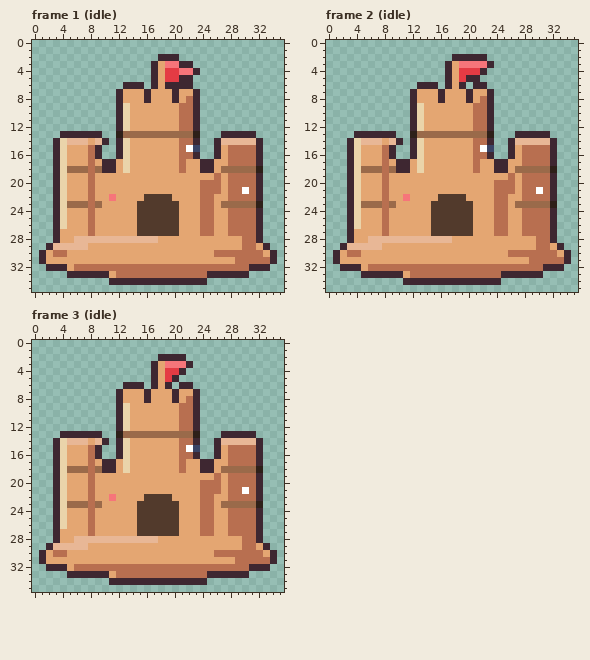
A pixel-art file gets an edit: art/hood-city/sandcastle@75.aseprite. The first picture shows the starting point.
36x36 pixels, 4 frames. Shown: frame 1 (idle), frame 2 (idle), frame 3 (idle). The commit also changed other frames, which this record leaves out.
After:
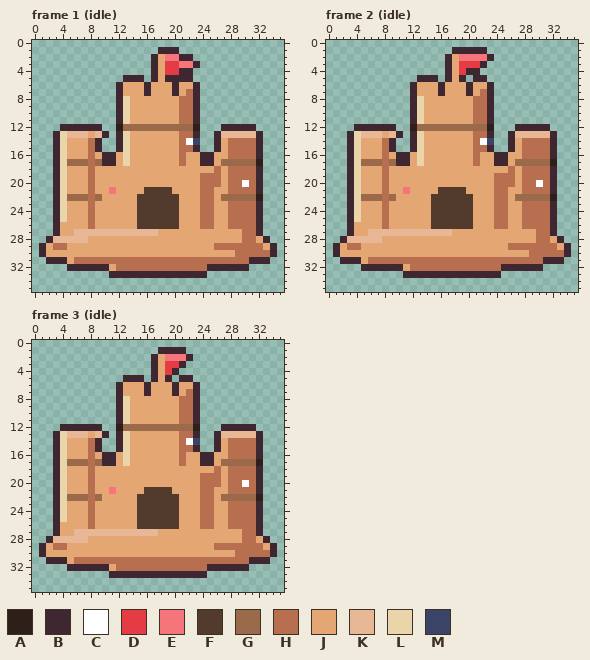
Palette (. is transparent): A #2e2019  B #3e2731  C #ffffff  D #e43b44  E #f6757a  F #523a2c  G #9a6a4a  H #b86f50  J #e4a672  K #e8b796  L #ead4aa  M #3a4466
Diff:
Changed rows in their new state; - is an unchanged pixel.
Frame 1 (idle):
first column x 12:
 1 ------BBB---
 2 -----BJEEBB-
 3 -------DDEEB
 4 ---------BB.
 5 -BBB---BB---
 6 BJJJBJ-J-JJB
 7 ----------H-
 8 -L--J---JH--
first column x 1:
12 ---BBBBBB--AGGGGGGGGGGA---BBBBB---
13 --BLKKKJKB-BLJJJJJJJHHB--BKKKKKB--
14 ----JJJHB.-----------CM---JHHHH---
15 ---------------------HB-----------
16 --------JBBJ---------JJBBJ--------
17 ----GGG-G-----------------GGGGGA--
18 ----JJJ-JJJ-J-------J--JJHJHHHHB--
19 -----------------------HH---------
20 -----------------------------C----
21 ----------E----FFFF------J---H----
22 ----GGG-G-J---F----F------GGGGGA--
23 ----JJJ-J-----------------JHHHHB--
26 ---J------------------------------
27 -----KKKKKKKKKKKKJJJ---JJ--JJ-----
28 -BKKK--JJJJJJJJJJ--------------JB-
29 BJHHJJJ------------------HHHH--HJB
30 --JJ---------------------JJJ----H-
31 .BBB-HHHHHHHHHHHHHHHHHHHHHHH--BBB.
32 -...BBBBBBJ-------------BBBBBB...-
33 ----......BBBBBBBBBBBBBB......----
34 ----------..............----------
Frame 2 (idle):
first column x 12:
 1 ------BBBBB-
 2 -----BJEEEEB
 3 -------DDDB.
 4 --------BB.-
 5 -BBB---B.-B-
 6 BJJJBJ-JBJJB
 7 ----------H-
 8 -L--J---JH--
first column x 1:
12 ---BBBBBB--AGGGGGGGGGGA---BBBBB---
13 --BLKKKJKB-BLJJJJJJJHHB--BKKKKKB--
14 ----JJJHB.-----------CM---JHHHH---
15 ---------------------HB-----------
16 --------JBBJ---------JJBBJ--------
17 ----GGG-G-----------------GGGGGA--
18 ----JJJ-JJJ-J-------J--JJHJHHHHB--
19 -----------------------HH---------
20 -----------------------------C----
21 ----------E----FFFF------J---H----
22 ----GGG-G-J---F----F------GGGGGA--
23 ----JJJ-J-----------------JHHHHB--
26 ---J------------------------------
27 -----KKKKKKKKKKKKJJJ---JJ--JJ-----
28 -BKKK--JJJJJJJJJJ--------------JB-
29 BJHHJJJ------------------HHHH--HJB
30 --JJ---------------------JJJ----H-
31 .BBB-HHHHHHHHHHHHHHHHHHHHHHH--BBB.
32 -...BBBBBBJ-------------BBBBBB...-
33 ----......BBBBBBBBBBBBBB......----
34 ----------..............----------
Frame 3 (idle):
first column x 12:
 1 ------BBBB--
 2 -----BJEEEB-
 3 -------DDB.-
 4 --------B.--
 5 -BBB---B.BB-
 6 BJJJBJ-JBJJB
 7 ----------H-
 8 -L--J---JH--
first column x 1:
12 ---BBBBBB--AGGGGGGGGGGA---BBBBB---
13 --BLKKKJKB-BLJJJJJJJHHB--BKKKKKB--
14 ----JJJHB.-----------CM---JHHHH---
15 ---------------------HB-----------
16 --------JBBJ---------JJBBJ--------
17 ----GGG-G-----------------GGGGGA--
18 ----JJJ-JJJ-J-------J--JJHJHHHHB--
19 -----------------------HH---------
20 -----------------------------C----
21 ----------E----FFFF------J---H----
22 ----GGG-G-J---F----F------GGGGGA--
23 ----JJJ-J-----------------JHHHHB--
26 ---J------------------------------
27 -----KKKKKKKKKKKKJJJ---JJ--JJ-----
28 -BKKK--JJJJJJJJJJ--------------JB-
29 BJHHJJJ------------------HHHH--HJB
30 --JJ---------------------JJJ----H-
31 .BBB-HHHHHHHHHHHHHHHHHHHHHHH--BBB.
32 -...BBBBBBJ-------------BBBBBB...-
33 ----......BBBBBBBBBBBBBB......----
34 ----------..............----------
Where, in picture pixels (left, top, right, bottom), the same in both pictures:
changed: (116, 47, 200, 103)
changed: (39, 124, 277, 285)
changed: (410, 47, 494, 103)
changed: (333, 124, 571, 285)
changed: (116, 347, 200, 403)
changed: (39, 424, 277, 585)
